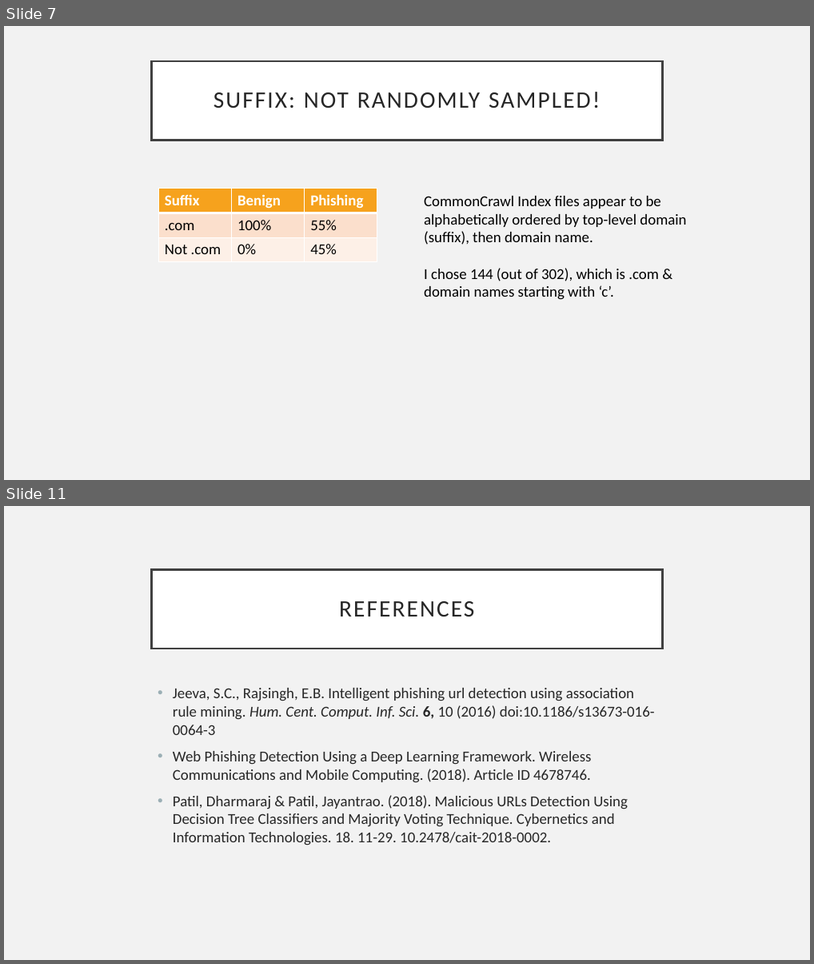
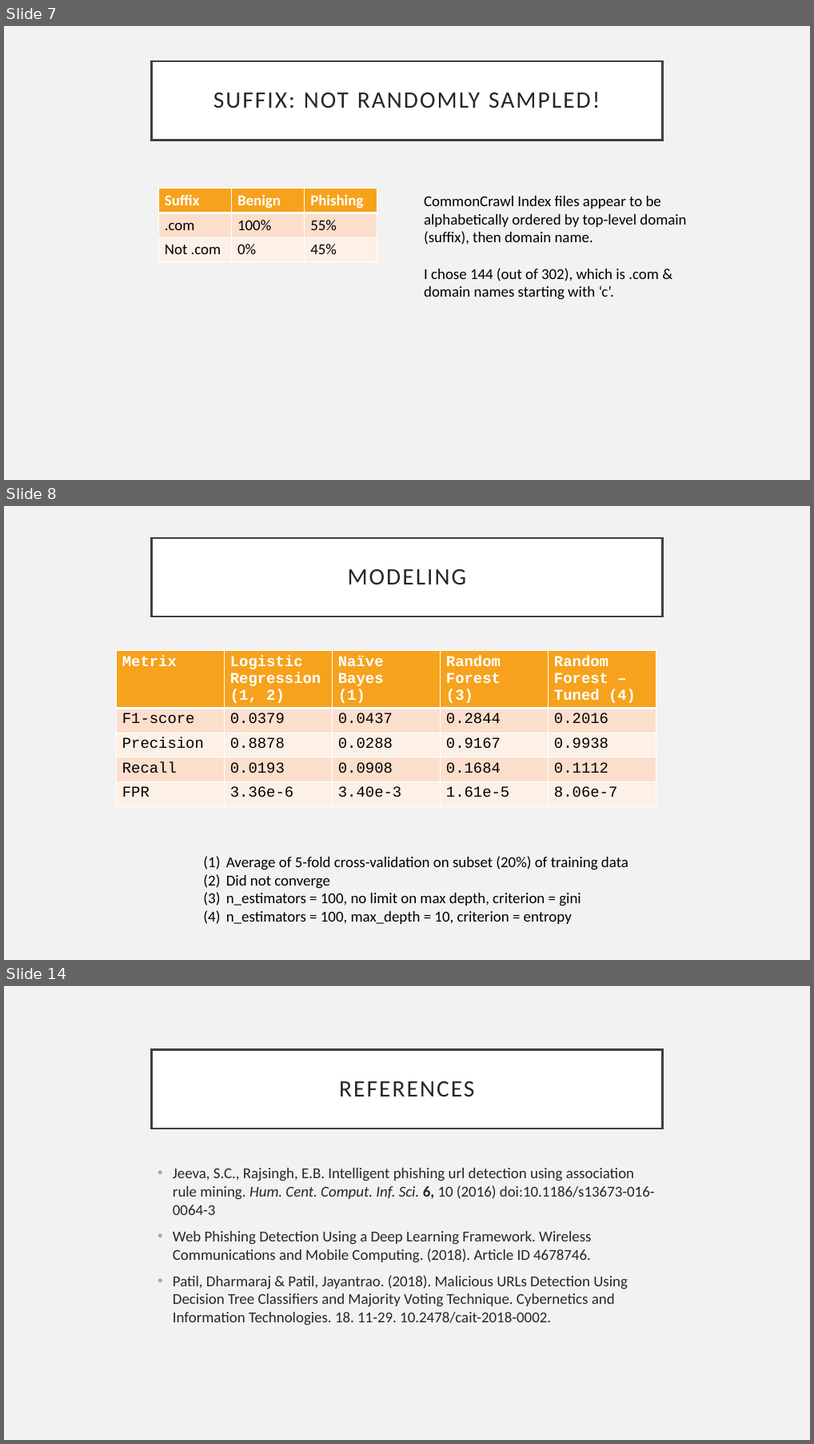
Before and after one commit to kbfreder/phishing-urls, a slide deck: docs/Presentation.pptx. Shown one above the other, each under a label of ours: slides 7 and 11 before the commit, slides 7, 8 and 14 after it; the slides between them are not shown. The pictures are 814x964 and 814x1444 pixels, drawn with LibreOffice and Linux fonts; fonts in the diff are those of the drawing. Boxes give left, top, right and bottom in pixels: in the first picture for what was removed or moved away, otherwise in the second. Text is boxed around its words. In the diff, an @@ line names an element or a change of style, - is before the commit and + after.

```diff
--- a/docs/Presentation.pptx
+++ b/docs/Presentation.pptx
@@ slide 8 added at <box>4,506,810,960</box>, background #F2F2F2 @@
@@ title added at <box>152,538,662,616</box>, fill #FFFFFF, outline #404040 2.5 pt, 28 pt, text #262626 @@
+MODELING
@@ table added at <box>117,651,658,809</box>, 5 rows, 5 columns @@
+Metrix | Logistic Regression (1, 2) | Naïve Bayes (1) | Random Forest (3) | Random Forest – Tuned (4)
+F1-score | 0.0379 | 0.0437 | 0.2844 | 0.2016
+Precision | 0.8878 | 0.0288 | 0.9167 | 0.9938
+Recall | 0.0193 | 0.0908 | 0.1684 | 0.1112
+FPR | 3.36e-6 | 3.40e-3 | 1.61e-5 | 8.06e-7
@@ text added at <box>226,856,629,924</box>, 18 pt, text #000000 @@
+(1) Average of 5-fold cross-validation on subset (20%) of training data
+(2) Did not converge
+(3) n_estimators = 100, no limit on max depth, criterion = gini
+(4) n_estimators = 100, max_depth = 10, criterion = entropy
@@ what was slide 11 is now slide 14 @@
```
Also in this commit, not shown: 4 slides changed, 5 other slides added, 1 slide removed, 25 other files.
